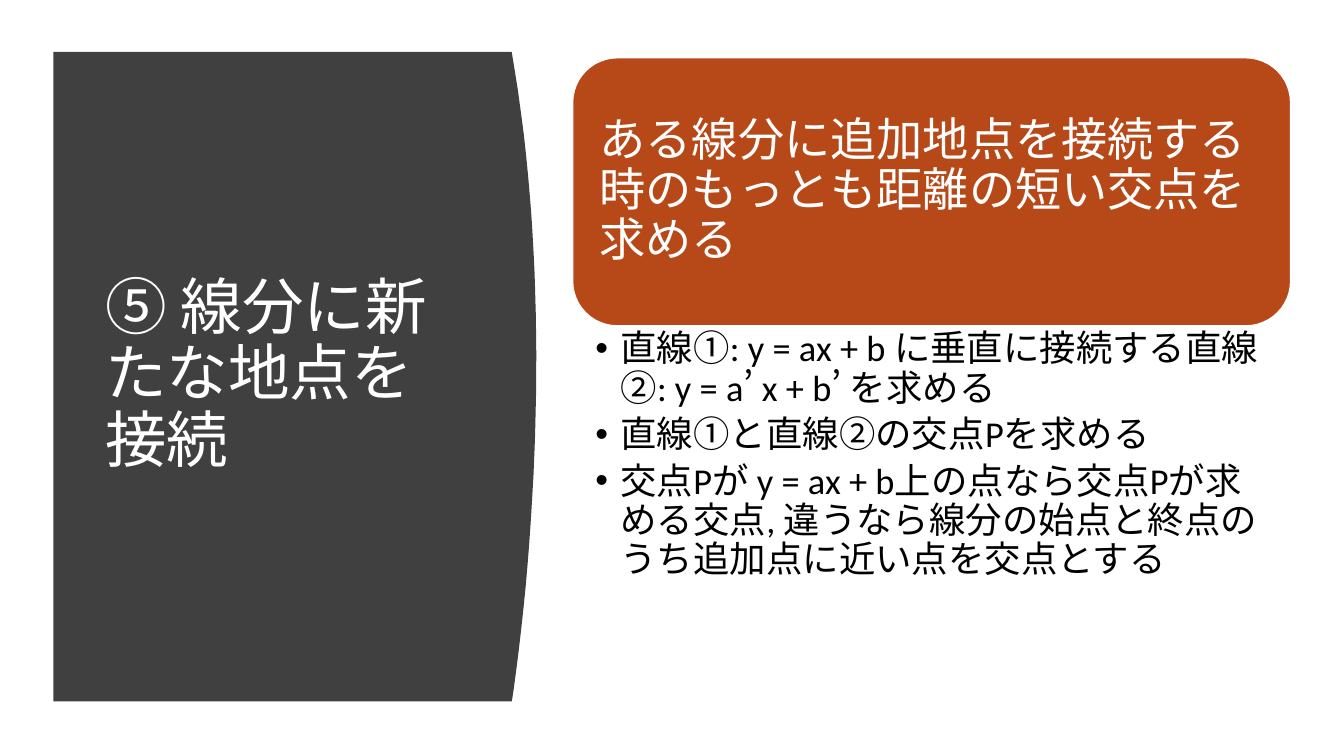
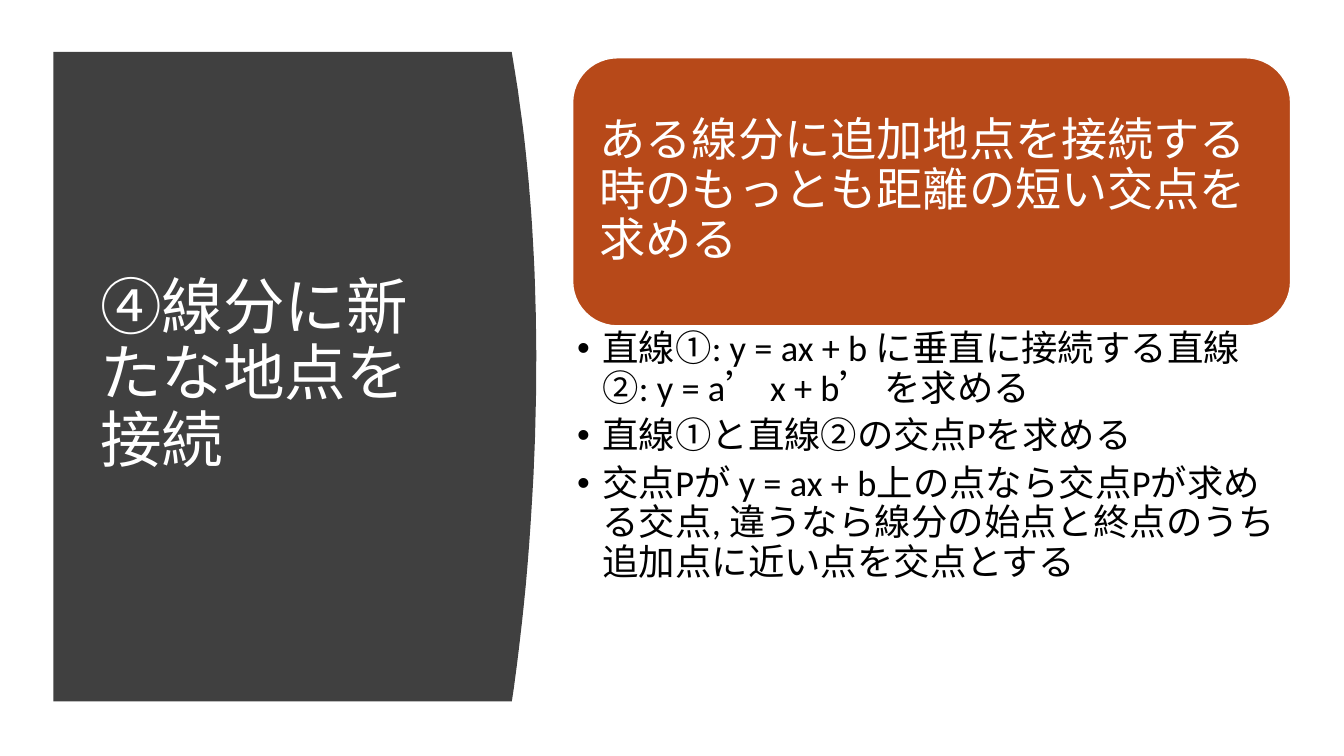
Before and after one commit to ie03-aizu-2019/ie03project-skys, a slide deck: slide 10 of Reports/Midterm.pptx (slide 9 before the commit). Drawn at 1344x756 pixels with LibreOffice and Linux fonts; fonts in the diff are those of the drawing. Boxes give left, top, right and bottom in pixels: in the first picture for what was removed or moved away, otherwise in the second. Text is boxed around its words. In the diff, an @@ line names an element or a change of style, - is before the commit and + after.

```diff
--- a/Reports/Midterm.pptx
+++ b/Reports/Midterm.pptx
@@ rounded rectangle at (x1=573, y1=57, x2=1291, y2=326): proportions changed @@
@@ text "ある線分に追加地点を接続する時のもっとも距離の短い交点を求める" at (x1=599, y1=117, x2=1246, y2=260): more space between paragraphs @@
@@ title at (x1=105, y1=277, x2=427, y2=467): text changed @@
-⑤ 線分に新たな地点を接続
+④線分に新たな地点を接続
@@ text "直線①: y = ax + ..." rewrapped from (x1=621, y1=330, x2=1258, y2=575) to (x1=602, y1=330, x2=1275, y2=578) @@
```
Also in this commit, not shown: 13 other slides changed, 2 slides added, 2 slides removed.
